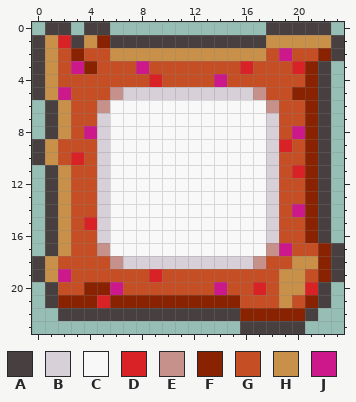
Two states of a pixel-art sprite, Graphics/Windowskins/choice quantum.png. Above, as it was before the edit.
The file is 48x48 pixels, drawn in blocks of 2x2; one block is one cell here.
Palette (. is transparent): A #484040  B #d8d0d8  C #f8f8f8  D #d82225  E #c6918b  F #882200  G #c64e25  H #c89048  J #cc188a
The result:
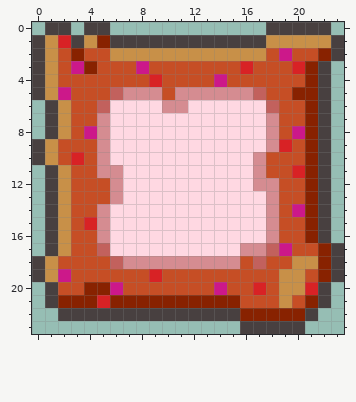
Difference:
colour B: #d8d0d8 -> #d58c91
colour C: #f8f8f8 -> #ffd8e2
colour E: #c6918b -> #c2615d
y 5: x 10 B -> G
y 6: x 10..11 CC -> BB
y 10: x 17..18 CB -> BG
y 11: x 6 C -> B; x 17..18 CB -> BG
y 12: x 5..6 BC -> GB; x 17 C -> B
y 13: x 5..6 BC -> GB
y 17: x 16..17 CC -> BB
y 18: x 16 B -> G
Boxes around the changes in both pictures, in picture pixels (x1, y1, x2, y2):
changed: (97, 87, 279, 269)
